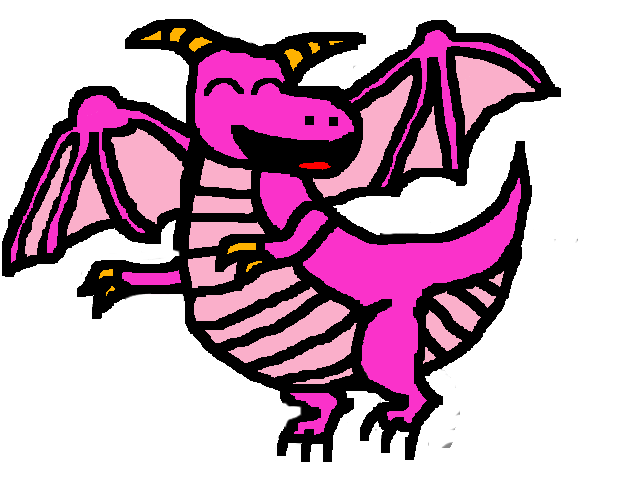
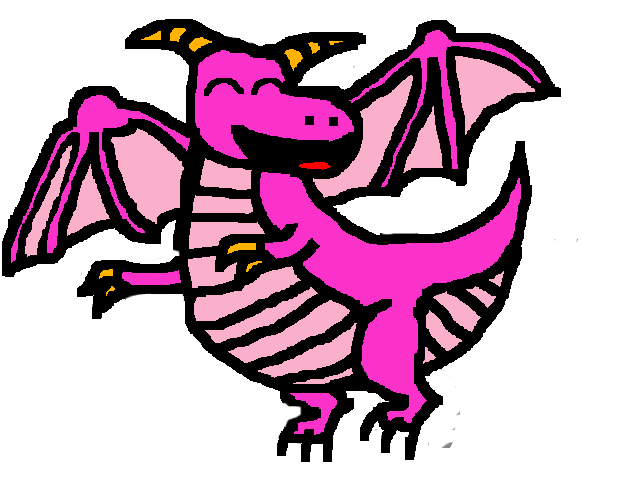
Layer changes from the first 640 × 480 image to the second:
painted on "Layer" over (286, 201, 341, 246)
